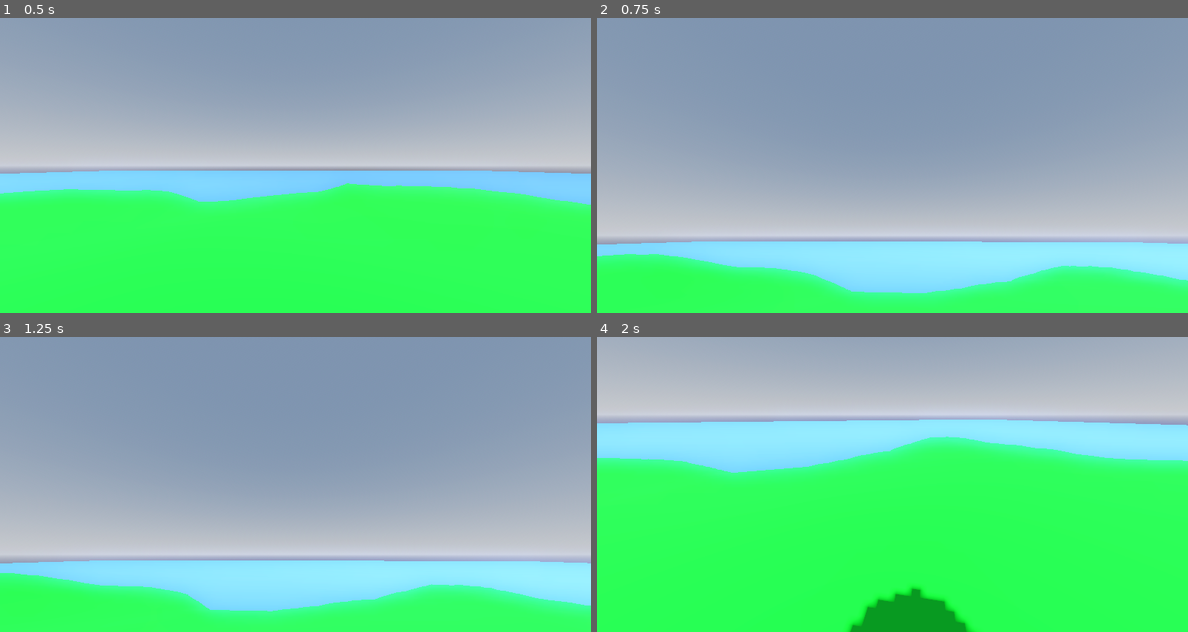
Above: before the commit, frames 1-4 (two rows, left to right).
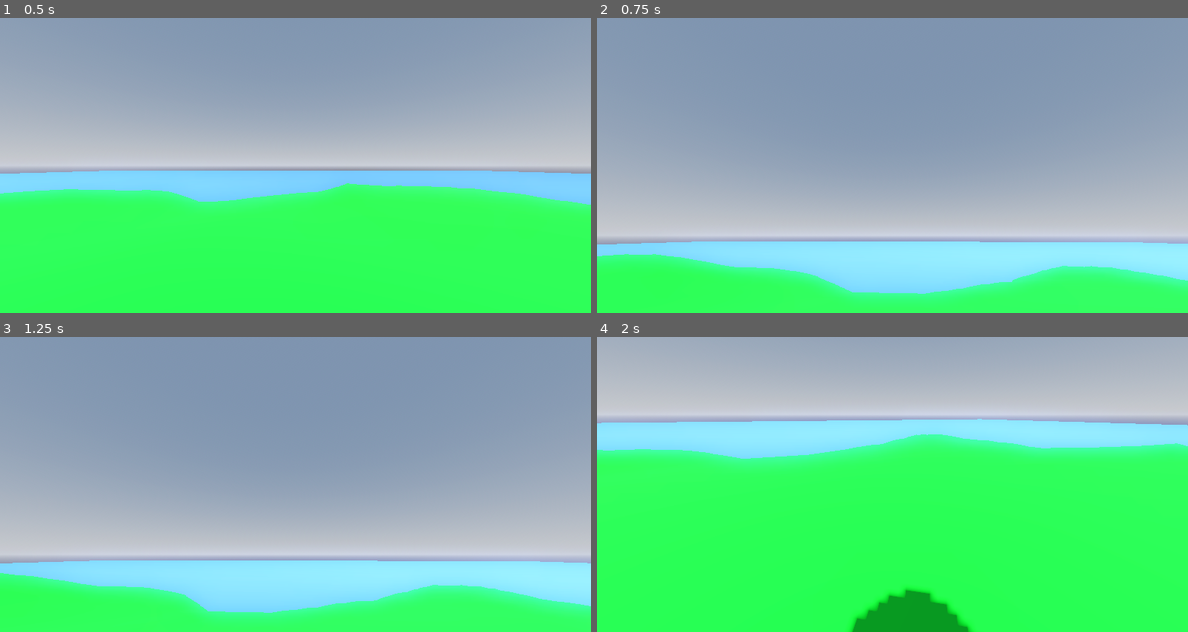
Above: after the commit, the same moments.

Repository: siwanetzu/godot-micro-survival-game
Game: Godot game, scene res://scenes/main.tscn
Same seed, same stepped clock (60 frames per second), same inputs: the game is played once before the commit and once after it.
Inputs (mouse positions are in pixels of both pictures, inside the frame that each line leads up to):
- Up to frame 1 (0.5 s): no input
- Up to frame 2 (0.75 s): tap Enter at 0.5 s; move the mouse to (1022, 150) at 0.52 s; hold D (move_right) from 0.53 s (still down)
- Up to frame 3 (1.25 s): keep holding D (move_right)
- Up to frame 4 (2 s): move the mouse to (774, 499) at 1.27 s; release D (move_right) at 1.28 s; hold S (move_back) from 1.28 s (still down)

Frame 1 is identical in both runs. In frame 2, 0.1% of the frame differs, in the area x 5-100%, y 75-94%; in frame 3, 0.3%; in frame 4, 5.3%, in the area x 0-100%, y 27-100%.

Commit message:
small fix where I had direction y instead of z in velocity z

Diff:
--- a/scripts/player.gd
+++ b/scripts/player.gd
@@ -40,6 +40,6 @@
 	dir = dir.normalized()
 
 	velocity.x = dir.x * move_speed
-	velocity.z = dir.y * move_speed
+	velocity.z = dir.z * move_speed
 
 	move_and_slide()
